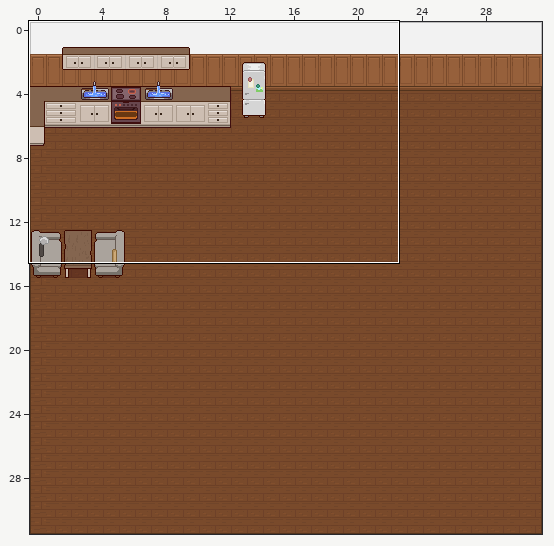
A Tiled map gets an edit: game/maps/map_1.tmx. Above: a wide view before the commit, with the close-up outlined.
Close-up. Before:
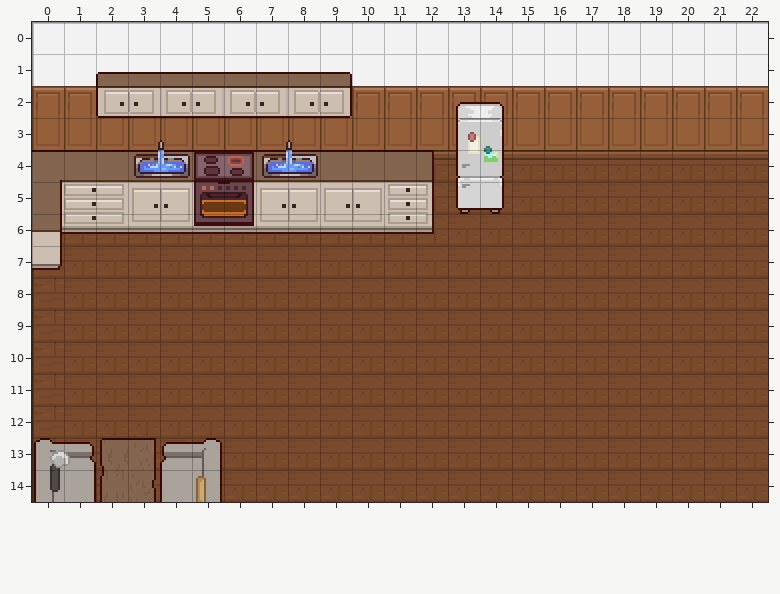
Cells are 16x16 px. Shown: x 0..22, y 0..14.
After:
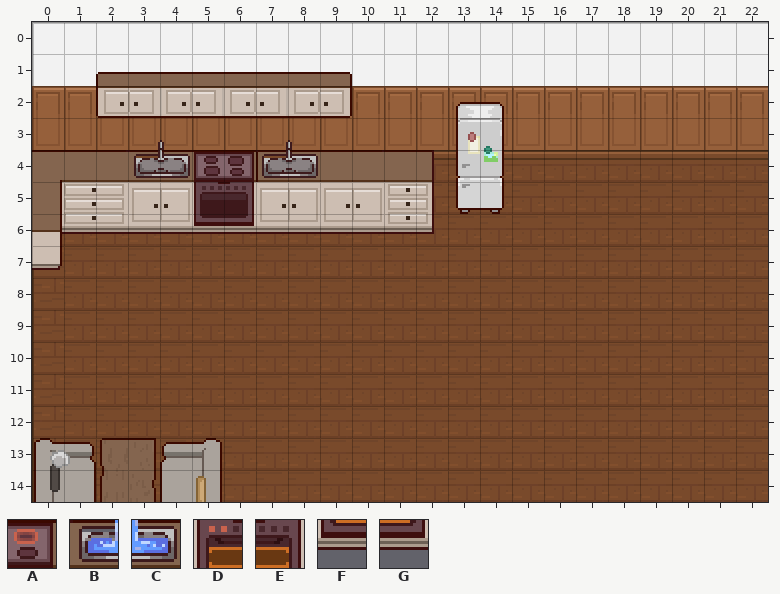
Key: from "kitchen_LRK": A 146, B 148, C 149, D 171, E 172, F 197, G 198.
_ is an empty cell, . an unchanged one.
Diff:
--- layer "active tiles" (now hidden)
@@ x 3..8 @@
- 4 BC.ABC
- 5 ..DE..
- 6 ..FG..
+ 4 __.___
+ 5 ..__..
+ 6 ..__..
Pixel boxes of the changes (left, top, right, bottom) in both close-ups:
removed: (140, 150, 312, 216)
